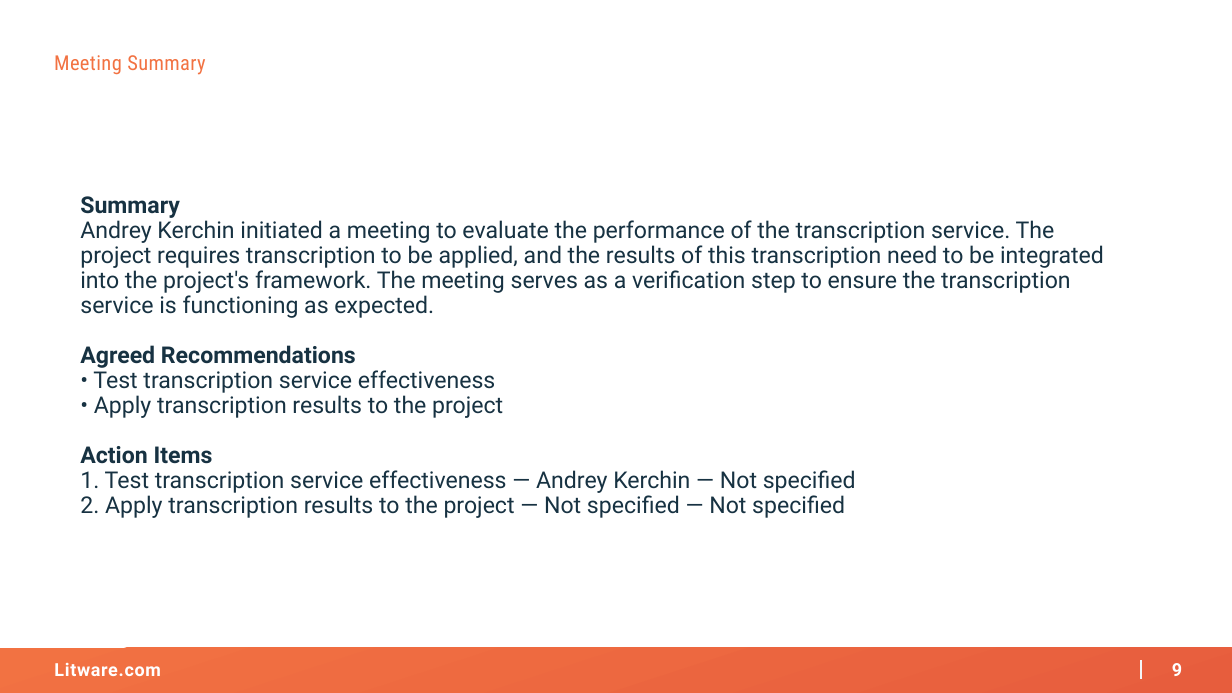
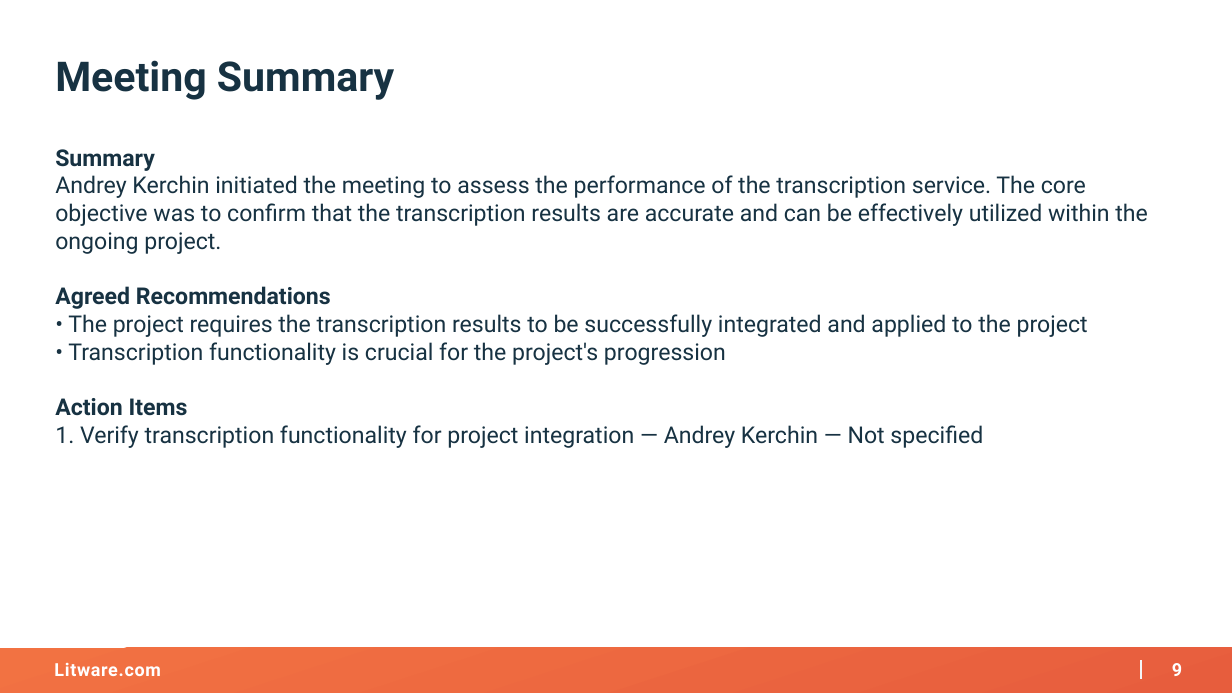
Before and after one commit to AKercha1/justtemporary, a slide deck: slide 9 of someproject/artifacts/kickoff-deck.pptx. Drawn at 1232x693 pixels with LibreOffice and Linux fonts; fonts in the diff are those of the drawing; background and template pictures are left out. Boxes give left, top, right and bottom in pixels: in the first picture for what was removed or moved away, otherwise in the second. Text is boxed around its words. In the diff, an @@ line names an element or a change of style, - is before the commit and + after.

```diff
--- a/someproject/artifacts/kickoff-deck.pptx
+++ b/someproject/artifacts/kickoff-deck.pptx
@@ text "Meeting Summary" at (55,60,394,100): size 16 to 32 pt, font Roboto Condensed to Roboto, text colour #F27242 to #173242, letter spacing 0.3 to 0 pt, bold on @@
@@ text added at (55,149,1148,448), 18 pt, text #173242 @@
+Summary
+Andrey Kerchin initiated the meeting to assess the performance of the transcription service. The core objective was to confirm that the transcription results are accurate and can be effectively utilized within the ongoing project.
+Agreed Recommendations
+• The project requires the transcription results to be successfully integrated and applied to the project
+• Transcription functionality is crucial for the project's progression
+Action Items
+1. Verify transcription functionality for project integration — Andrey Kerchin — Not specified
@@ text removed at (80,196,1104,518) @@
-Summary
-Andrey Kerchin initiated a meeting to evaluate the performance of the transcription service. The project requires transcription to be applied, and the results of this transcription need to be integrated into the project's framework. The meeting serves as a verification step to ensure the transcription service is functioning as expected.
-Agreed Recommendations
-• Test transcription service effectiveness
-• Apply transcription results to the project
-Action Items
-1. Test transcription service effectiveness — Andrey Kerchin — Not specified
-2. Apply transcription results to the project — Not specified — Not specified
```
Also in this commit, not shown: 2 slides removed.
